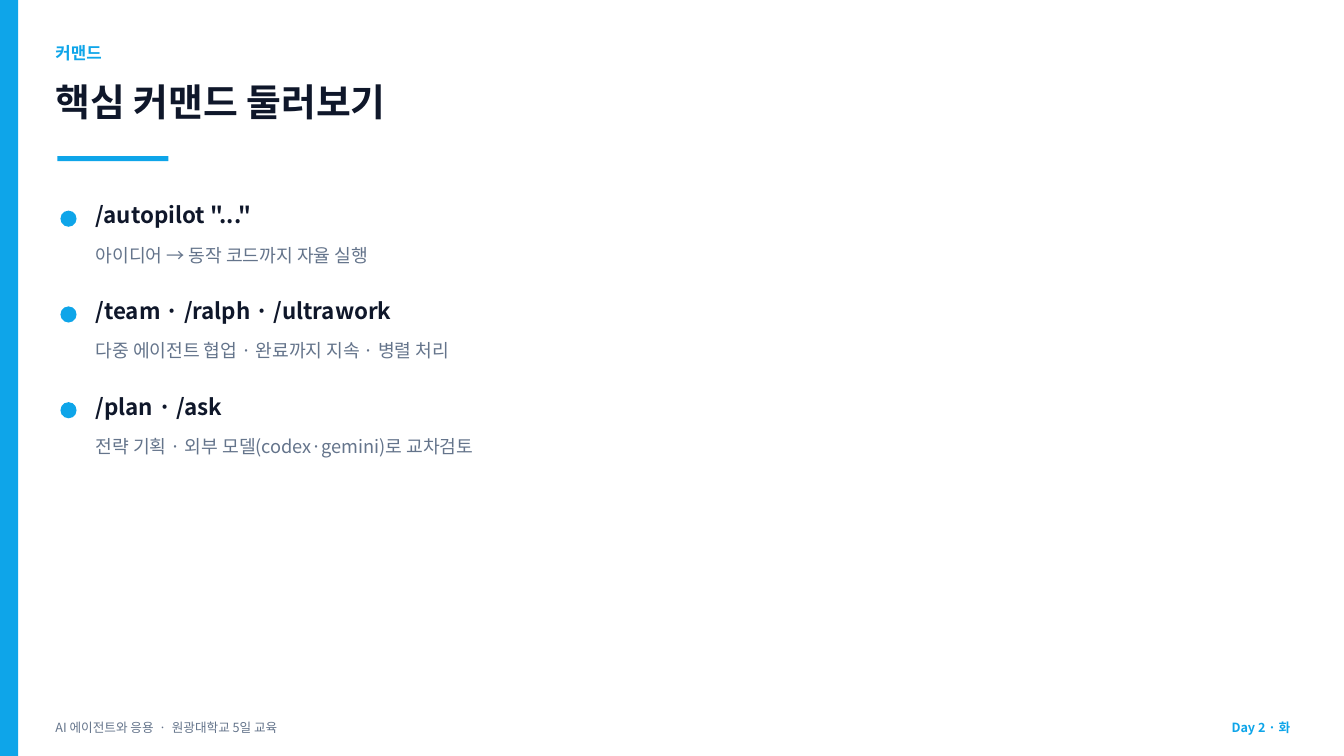
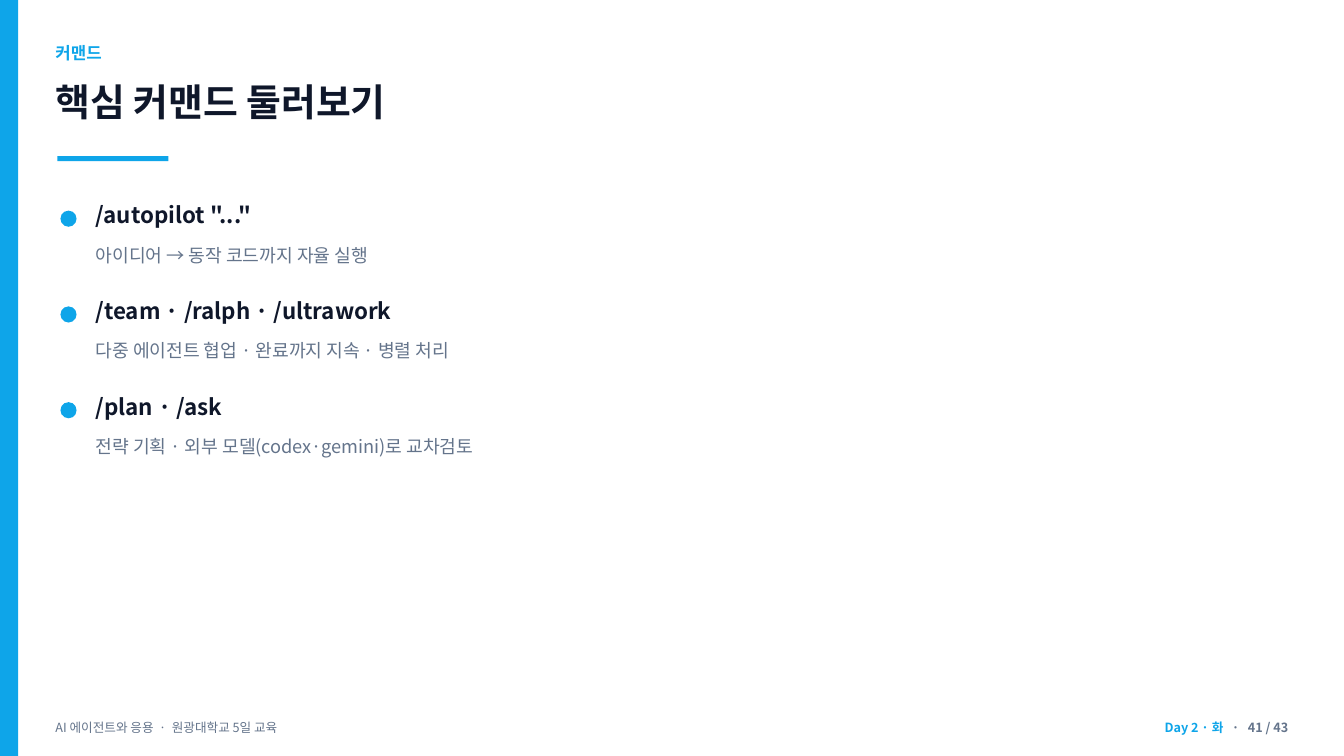
Before and after one commit to jyshin-22/wku-ai-agent-program, a slide deck: slide 41 of slides/day2.pptx. Drawn at 1344x756 pixels with LibreOffice and Linux fonts; fonts in the diff are those of the drawing. Boxes give left, top, right and bottom in pixels: in the first picture for what was removed or moved away, otherwise in the second. Text is boxed around its words. In the diff, an @@ line names an element or a change of style, - is before the commit and + after.

```diff
--- a/slides/day2.pptx
+++ b/slides/day2.pptx
@@ text at (1165,721,1288,735): text changed @@
-Day 2 · 화
+Day 2 · 화 · 41 / 43
```
Also in this commit, not shown: 42 other slides changed, 10 other files.
